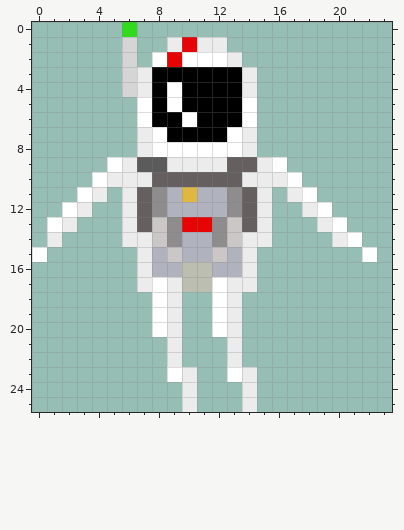
Two versions of one pixel-art sprite, images/nearest_interp/map/playerIcon.png. The first picture shows the starting point.
The file is 128x128 pixels, drawn in blocks of 4x4; one block is one cell here. The old version is drawn lined up with the new one, on the new canvas.
Now the later version:
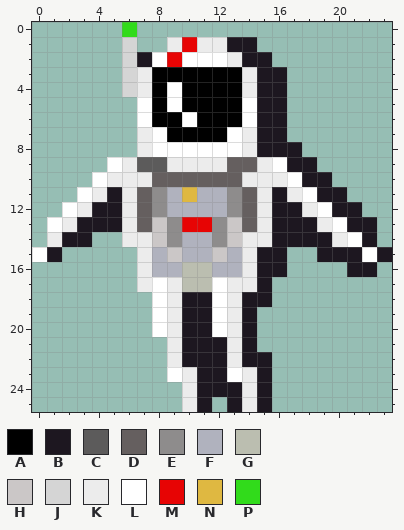
Palette (. is transparent): A #000000  B #1d1720  C #5c5b5b  D #655f5f  E #8e8c8c  F #b0b2be  G #bbbeb0  H #cbc7c7  J #d5d5d5  K #ececec  L #ffffff  M #e70404  N #dfb841  P #31db1b
The author wrote: Updated player icon, altered resource colours
Difference:
canvas 32x32 -> 24x26, the old top-left corner now at -5,-1 (the part of the old canvas that was cut away was empty and is not shown)
@@ x 0..23 @@
  0 ......P.................
- 1 ......J..KMKK...........
- 2 ......J.LMLLLK..........
- 3 ......JKAAAAAAK.........
- 4 ......JKALAAAAK.........
- 5 .......LALAAAAL.........
- 6 .......LAALAAAL.........
- 7 .......KLAAAALK.........
- 8 .......KLLLLLLK.........
- 9 .....LKCCKKKKDDKL.......
-10 ....LKKKDDDDDDKKKL......
-11 ...LK.KDEFNFFEDK.KL.....
-12 ..LK..KDEFFFFEDK..KL....
-13 .LK...KDHEMMEHDK...KL...
-14 .K....KKHEFFEHKK....KL..
-15 L......KFHFFHFK.......L.
-16 .......KFFGGFFK.........
-17 .......KLKGGLKK.........
-18 ........LK..LK..........
-19 ........LK..LK..........
-20 ........LK..LK..........
-21 .........K...K..........
-22 .........K...K..........
-23 .........LK..LK.........
-24 ..........K...K.........
-25 ..........K...K.........
+ 1 ......J..KMKKBB.........
+ 2 ......JBLMLLLKBB........
+ 3 ......JKAAAAAAKBB.......
+ 4 ......JKALAAAAKBB.......
+ 5 .......LALAAAALBB.......
+ 6 .......LAALAAALBB.......
+ 7 .......KLAAAALKBB.......
+ 8 .......KLLLLLLKBBB......
+ 9 .....LKCCKKKKDDKLBB.....
+10 ....LKKKDDDDDDKKKLBB....
+11 ...LKBKDEFNFFEDKBKLBB...
+12 ..LKBBKDEFFFFEDKBBKLBB..
+13 .LKBBBKDHEMMEHDKBBBKLBB.
+14 .KBB..KKHEFFEHKKBBBBKLB.
+15 LB.....KFHFFHFKBB..BBBLB
+16 .......KFFGGFFKBB....BB.
+17 .......KLKGGLKKB........
+18 ........LKBBLKBB........
+19 ........LKBBLKB.........
+20 ........LKBBLKB.........
+21 .........KBBBKB.........
+22 .........KBBBKBB........
+23 .........LKBBLKB........
+24 ..........KBBBKB........
+25 ..........KB.BKB........
